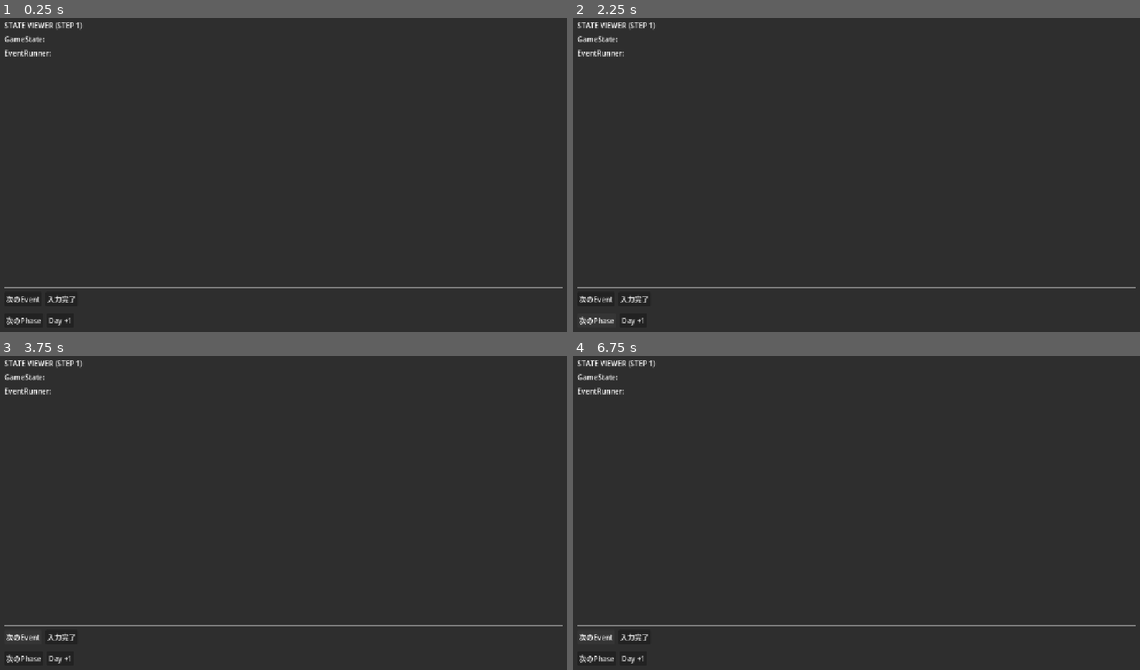
Above: before the commit, frames 1-4 (two rows, left to right).
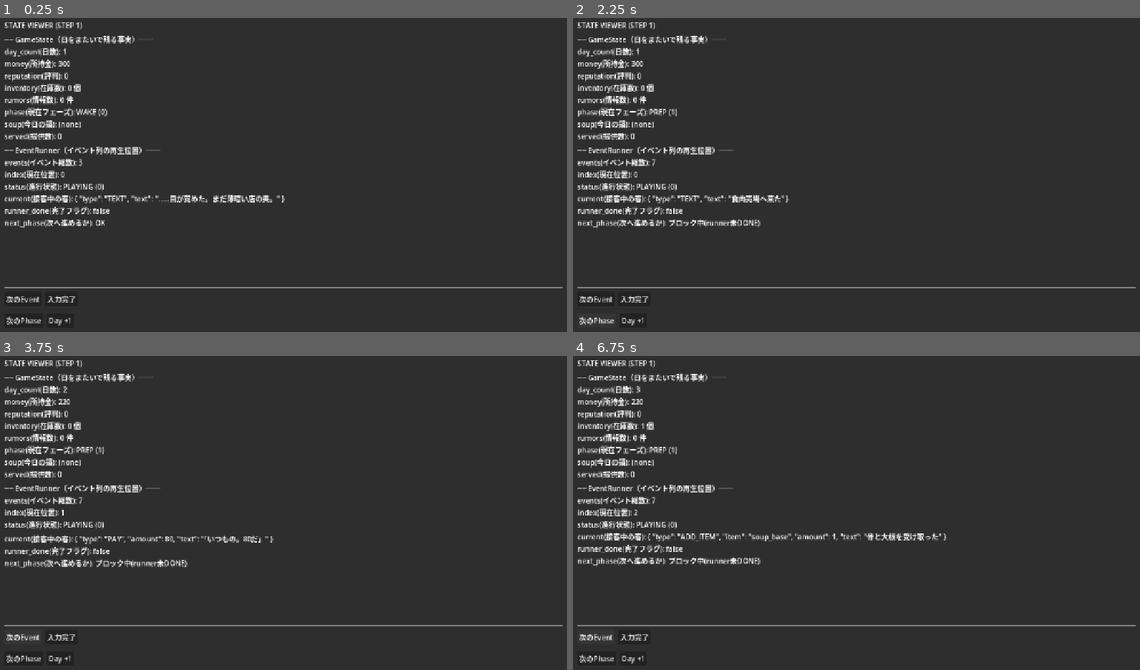
Above: after the commit, the same moments.

Repository: kimidorikame/Godot_Game01
Game: Godot game, scene res://scenes/debug_panel.tscn
Same seed, same stepped clock (60 frames per second), same inputs: the game is played once before the commit and once after it.
Inputs:
- Up to frame 1 (0.25 s): no input
- Up to frame 2 (2.25 s): click "次のEvent" at 0.5 s; click "入力完了" at 1.25 s; click "次のPhase" at 2 s
- Up to frame 3 (3.75 s): click "Day +1" at 2.75 s; click "次のEvent" at 3.5 s
- Up to frame 4 (6.75 s): click "入力完了" at 4.25 s; click "次のPhase" at 5 s; click "Day +1" at 5.75 s; click "次のEvent" at 6.5 s

The runs differ from the first frame. In frame 1, 3.9% of the frame differs, in the area x 0-51%, y 5-68%; in frame 2, 3.9%; in frame 3, 3.9%; in frame 4, 4.2%, in the area x 0-66%, y 5-68%.
Error before the commit: Parse Error: Cannot infer the type of "is_miss" variable because the value doesn't have a set type. (res://scripts/debug_panel.gd:319)

Commit message:
fix: :=によるVariant比較の型推論エラーを修正
Dictionary.get()の戻り値はVariantのため、:= と == の組み合わせで
GDScriptが型を推論できずパースエラーになっていた
（Cannot infer the type of "is_miss" variable）。
var is_miss: bool = ... と型を明示する形に直した。

Co-Authored-By: Claude Sonnet 5 <noreply@anthropic.com>

Diff:
--- a/scripts/debug_panel.gd
+++ b/scripts/debug_panel.gd
@@ -316,7 +316,7 @@
 	var cur = r.current()
 	if not (cur is Dictionary) or cur.get("type", "") != "REACT":
 		return ""
-	var is_miss := _open.current_bowl.get("result", "") == "MISS"
+	var is_miss: bool = _open.current_bowl.get("result", "") == "MISS"
 	var pool: Array = cur.get("text_miss", []) if is_miss else cur.get("text", [])
 	if pool.is_empty():
 		return ""
